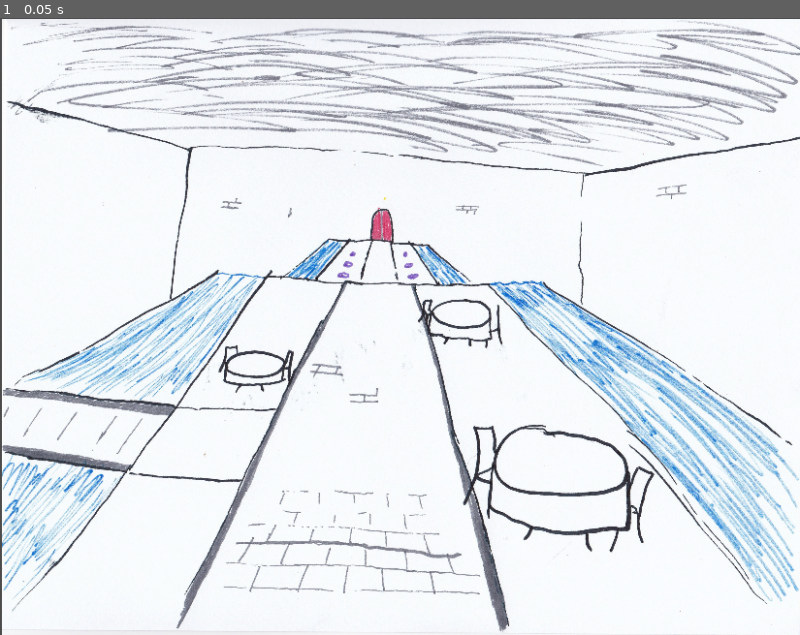
Above: before the commit, frame 1.
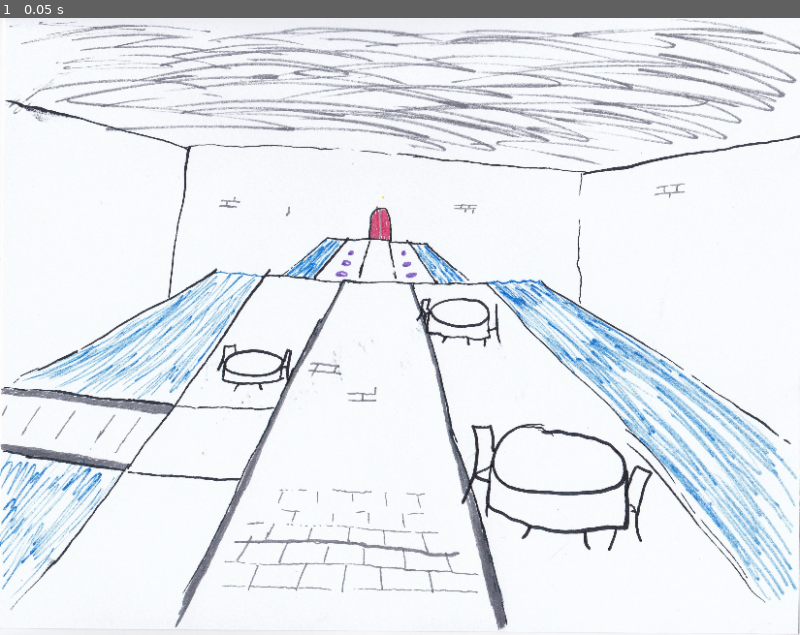
Above: after the commit, the same moment.

Repository: Swepedia/Flatgame
Game: Godot game, scene res://Dining.tscn
Two runs of this game, one before a commit and one after it. Both use one fixed random seed, a clock stepped at 60 frames per second and the inputs below. This scene is started directly instead of the project's main scene.
Inputs:
- Up to frame 1 (0.05 s): no input

The runs differ from the first frame. In frame 1, 16% of the frame differs, in the area x 0-100%, y 0-100%.

Commit message:
Center background

Diff:
--- a/Dining.tscn
+++ b/Dining.tscn
@@ -5,7 +5,6 @@
 [node name="Dining" type="Node2D"]
 
 [node name="Background" type="Sprite" parent="."]
-position = Vector2( 208, 320 )
+position = Vector2( 412.5, 318.75 )
 scale = Vector2( 0.25, 0.25 )
 texture = ExtResource( 1 )
-offset = Vector2( 825, 0 )
